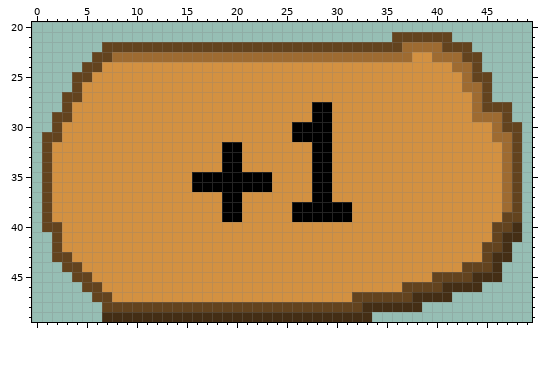
Pixel-art sprite -- HorsesAndGun/Content/Tiles/plus_three_tile.png. The first picture shows the starting point.
The file is 50x50 pixels. Shown: x 0..49, y 20..49.
The same view after the edit:
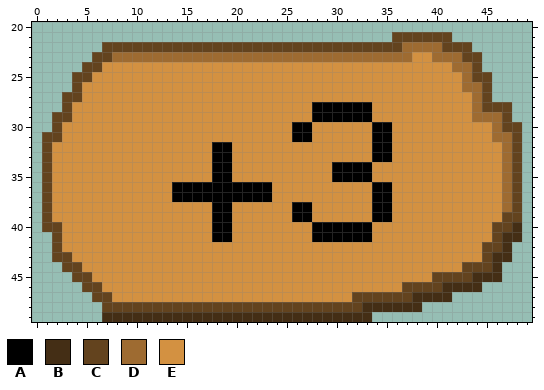
Palette (. is transparent): A #000000  B #442e15  C #63431e  D #9e6b31  E #d39141
Message: Implement plus tiles fully.
The edit:
y 28..29: x 30..33 EEEE -> AAAA
y 30..31: x 28..29 AA -> EE; x 34..35 EE -> AA
y 32..33: x 18 E -> A; x 20 A -> E; x 28..29 AA -> EE; x 34..35 EE -> AA
y 34: x 18 E -> A; x 20 A -> E; x 28..33 AAEEEE -> EEAAAA
y 35: x 16..17 AA -> EE; x 20..23 AAAA -> EEEE; x 28..33 AAEEEE -> EEAAAA
y 36: x 14..15 EE -> AA; x 28..29 AA -> EE; x 34..35 EE -> AA
y 37: x 14..18 EEEEE -> AAAAA; x 21..23 EEE -> AAA; x 28..29 AA -> EE; x 34..35 EE -> AA
y 38..39: x 18 E -> A; x 20 A -> E; x 28..31 AAAA -> EEEE; x 34..35 EE -> AA
y 40..41: x 18..19 EE -> AA; x 28..33 EEEEEE -> AAAAAA
